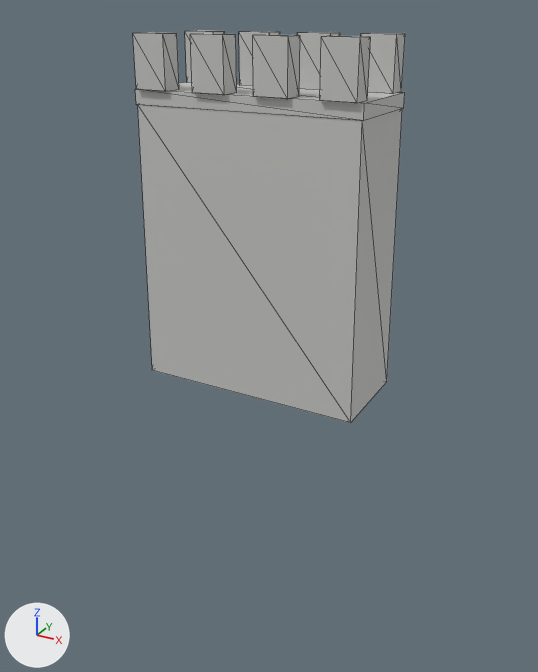
One commit to the glTF model generated/models/garrison_wall.glb: the scene before it, then after it.
Both versions are drawn from a camera (50 mm lens) standing at (3.56, -6.44, 3.71) and looking at (-0.03, 0.08, 0.44). Lighting does not change. The marker at lower left points along +X, +Y and +Z. The older version comes first. Mesh edges are drawn as thin lines. Vertices at exactly the same position are counted once.

In view in the first picture: 'garrison_wall'.
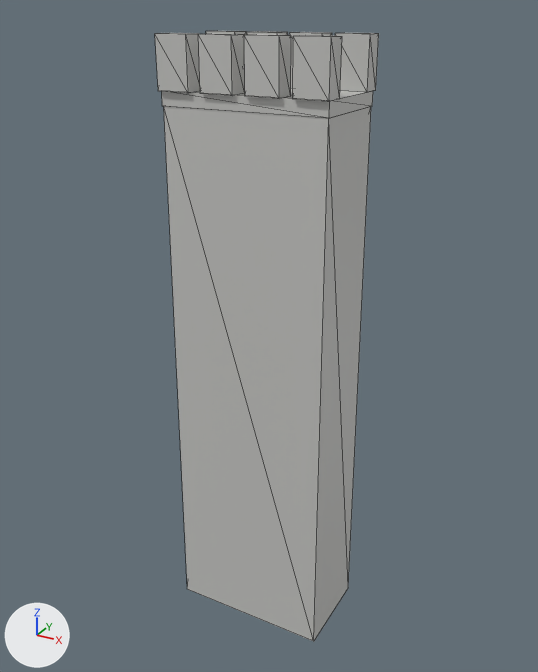
Changed parts and their boxes [x1, y1, x2, y2] in the pictures (538 x 672 px; the box of a moved part takes in the faces that stretch with it):
'garrison_wall', reshaped (18% narrower, 55% taller)
    before: [133, 30, 405, 423]
    after: [155, 31, 379, 641]
part 1 of me_garrison_wall, moved or reshaped
    before: [138, 105, 402, 423]
    after: [164, 106, 371, 641]
part 2 of me_garrison_wall, moved or reshaped
    before: [135, 82, 405, 121]
    after: [162, 88, 373, 118]
part 3 of me_garrison_wall, moved or reshaped
    before: [185, 30, 225, 83]
    after: [206, 31, 246, 68]
part 4 of me_garrison_wall, moved or reshaped
    before: [133, 32, 179, 92]
    after: [155, 33, 200, 93]
part 5 of me_garrison_wall, moved or reshaped
    before: [239, 31, 280, 86]
    after: [246, 31, 288, 35]
part 6 of me_garrison_wall, moved or reshaped
    before: [190, 33, 237, 95]
    after: [198, 34, 245, 95]
part 7 of me_garrison_wall, moved or reshaped
    before: [297, 32, 340, 90]
    after: [289, 32, 332, 88]
part 8 of me_garrison_wall, moved or reshaped
    before: [253, 34, 300, 99]
    after: [244, 34, 291, 98]
part 9 of me_garrison_wall, moved or reshaped
    before: [361, 33, 405, 94]
    after: [335, 33, 379, 92]
part 10 of me_garrison_wall, moved or reshaped
    before: [320, 36, 371, 103]
    after: [293, 35, 342, 101]

What changed in the scene script:
```text
Change me_garrison_wall:
    used by ob_garrison_wall; location = (0.0, 0.0, 0.0)
    remove me_garrison_wall.from_pydata(...)  # 80 vertices, 120 faces; spans x -1.2..1.2, y -0.53..0.53, z 0.0..3.5
    add me_garrison_wall.from_pydata(...)  # 80 vertices, 120 faces; spans x -0.88..0.88, y -0.53..0.53, z -3.0..3.5
    me_garrison_wall part 1: the loose piece of 8 vertices spanning x -1.2..1.2, y -0.5..0.5, z 0.0..2.86 is scaled about its middle by (0.736, 1, 2.05), then moved by (0.0, 0.0, -1.5)
    me_garrison_wall part 2: the loose piece of 8 vertices spanning x -1.18..1.18, y -0.49..0.49, z 2.86..3.0 is scaled about its middle by (0.736, 1, 1)
    me_garrison_wall part 3: the loose piece of 8 vertices spanning x -1.13..-0.79, y 0.31..0.53, z 3.0..3.5 is moved by (0.25, 0.0, 0.0)
    me_garrison_wall part 4: the loose piece of 8 vertices spanning x -1.13..-0.79, y -0.53..-0.31, z 3.0..3.5 is moved by (0.25, 0.0, 0.0)
    me_garrison_wall part 5: the loose piece of 8 vertices spanning x -0.49..-0.15, y 0.31..0.53, z 3.0..3.5 is moved by (0.08, 0.0, 0.0)
    me_garrison_wall part 6: the loose piece of 8 vertices spanning x -0.49..-0.15, y -0.53..-0.31, z 3.0..3.5 is moved by (0.08, 0.0, 0.0)
    me_garrison_wall part 7: the loose piece of 8 vertices spanning x 0.15..0.49, y 0.31..0.53, z 3.0..3.5 is moved by (-0.08, 0.0, 0.0)
    me_garrison_wall part 8: the loose piece of 8 vertices spanning x 0.15..0.49, y -0.53..-0.31, z 3.0..3.5 is moved by (-0.08, 0.0, 0.0)
    me_garrison_wall part 9: the loose piece of 8 vertices spanning x 0.79..1.13, y 0.31..0.53, z 3.0..3.5 is moved by (-0.25, 0.0, 0.0)
    me_garrison_wall part 10: the loose piece of 8 vertices spanning x 0.79..1.13, y -0.53..-0.31, z 3.0..3.5 is moved by (-0.25, 0.0, 0.0)
```
